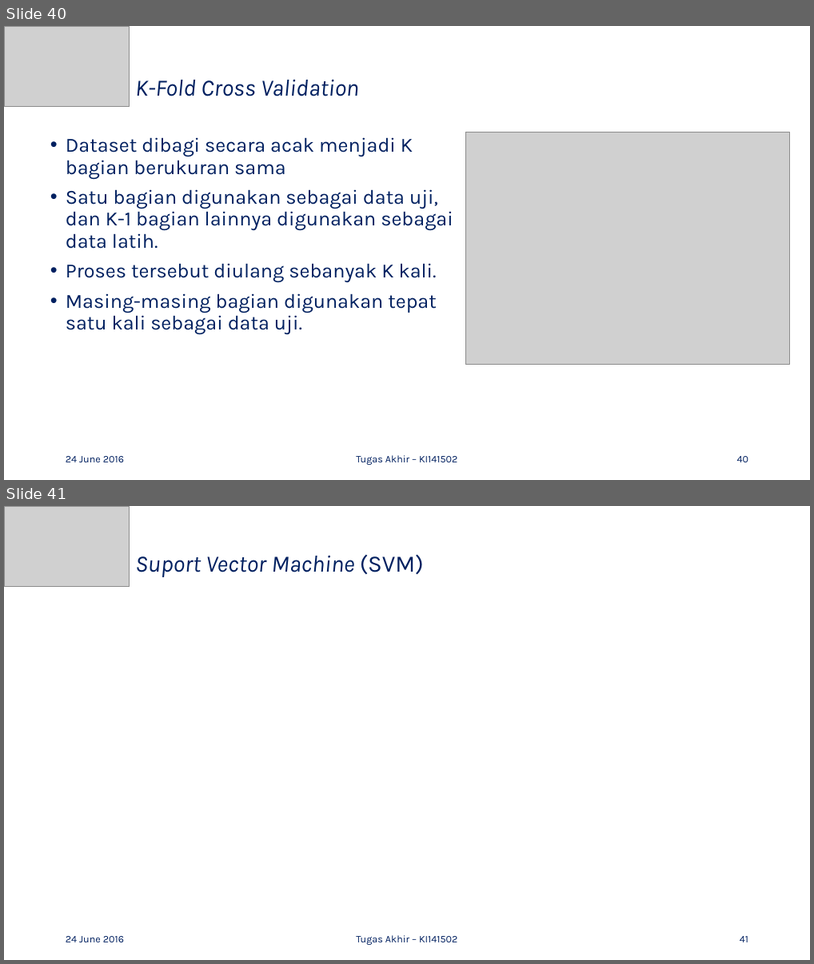
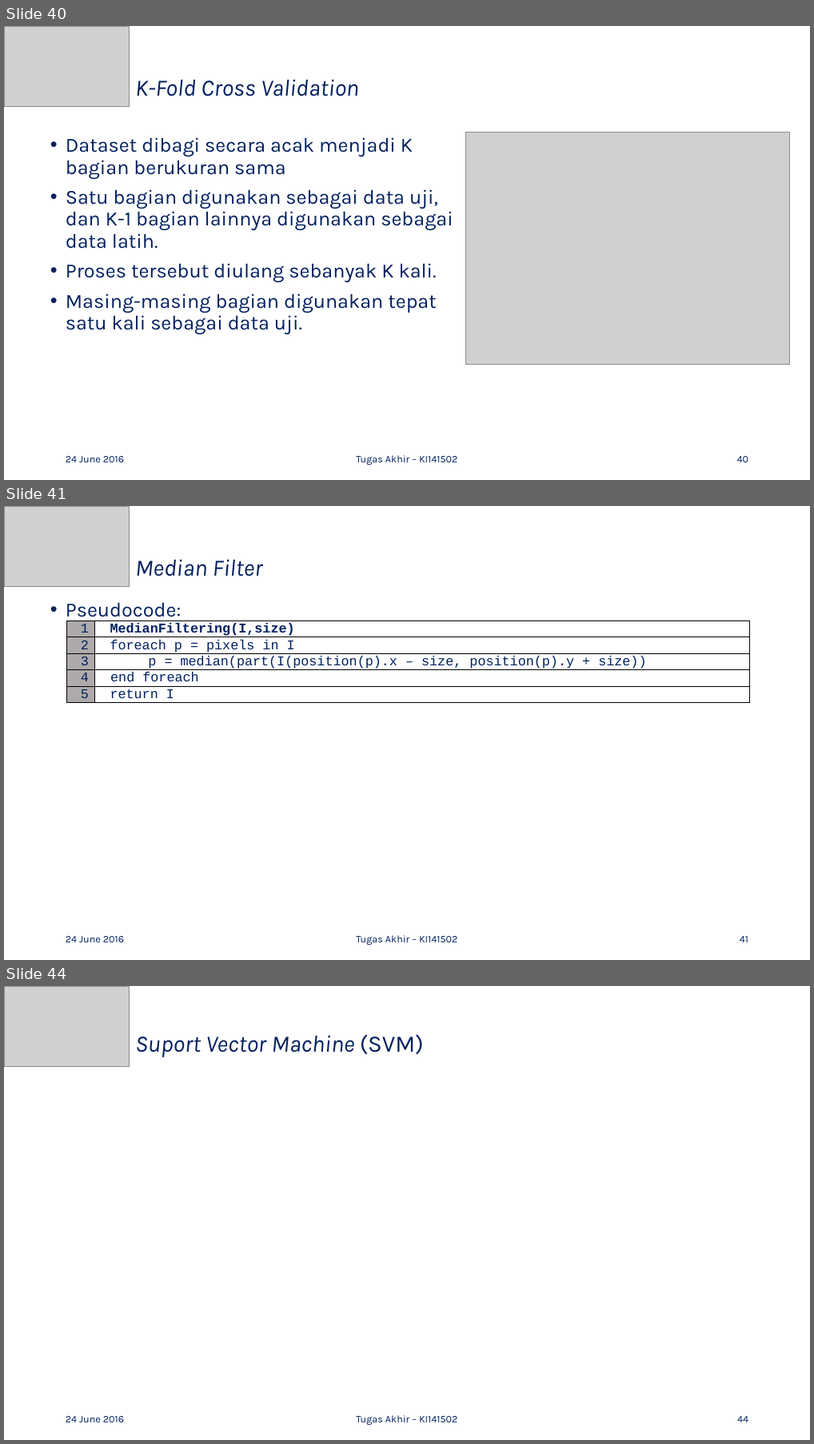
Before and after one commit to mustofa27/tugasAkhir, a slide deck: Bismillah Buku TA/Presentasi-TA_Ahmad-Mustofa_5112100100.pptx. Shown one above the other, each under a label of ours: slides 40 and 41 before the commit, slides 40, 41 and 44 after it; the slides between them are not shown. The pictures are 814x964 and 814x1444 pixels, drawn with LibreOffice and Linux fonts; fonts in the diff are those of the drawing; grey boxes stand for pictures. Boxes give left, top, right and bottom in pixels: in the first picture for what was removed or moved away, otherwise in the second. Text is boxed around its words. In the diff, an @@ line names an element or a change of style, - is before the commit and + after.

```diff
--- a/Bismillah Buku TA/Presentasi-TA_Ahmad-Mustofa_5112100100.pptx
+++ b/Bismillah Buku TA/Presentasi-TA_Ahmad-Mustofa_5112100100.pptx
@@ slide 41 added at [4, 506, 810, 960], background #FFFFFF @@
@@ picture added at [4, 506, 130, 587] @@
@@ title added at [135, 559, 263, 576], 28 pt, text #002060, italic @@
+Median Filter
@@ text added at [66, 602, 181, 622], 24 pt, text #002060 @@
+• Pseudocode:
@@ table added at [66, 621, 750, 706], 5 rows, 2 columns @@
+1 | MedianFiltering(I,size)
+2 | foreach p = pixels in I
+3 | p = median(part(I(position(p).x – size, position(p).y + size))
+4 | end foreach
+5 | return I
@@ text added at [66, 936, 124, 942], 12 pt, text #002060 @@
+24 June 2016
@@ text added at [356, 935, 458, 944], 12 pt, text #002060 @@
+Tugas Akhir – KI141502
@@ page number added at [740, 936, 749, 942], 12 pt, text #002060 @@
+41
@@ what was slide 41 is now slide 44 @@
@@ page number at [738, 1416, 749, 1422]: text changed @@
-41
+44
```
Also in this commit, not shown: 5 slides changed, 4 other slides added, 1 other file.
